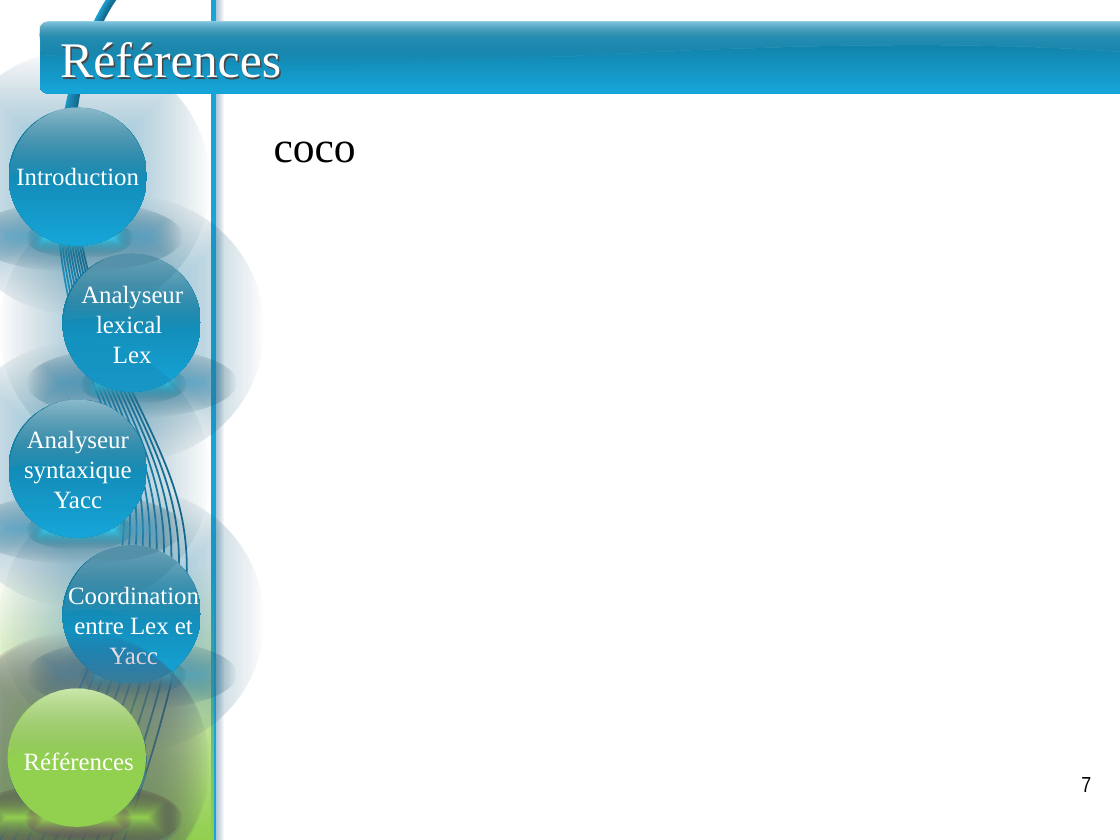
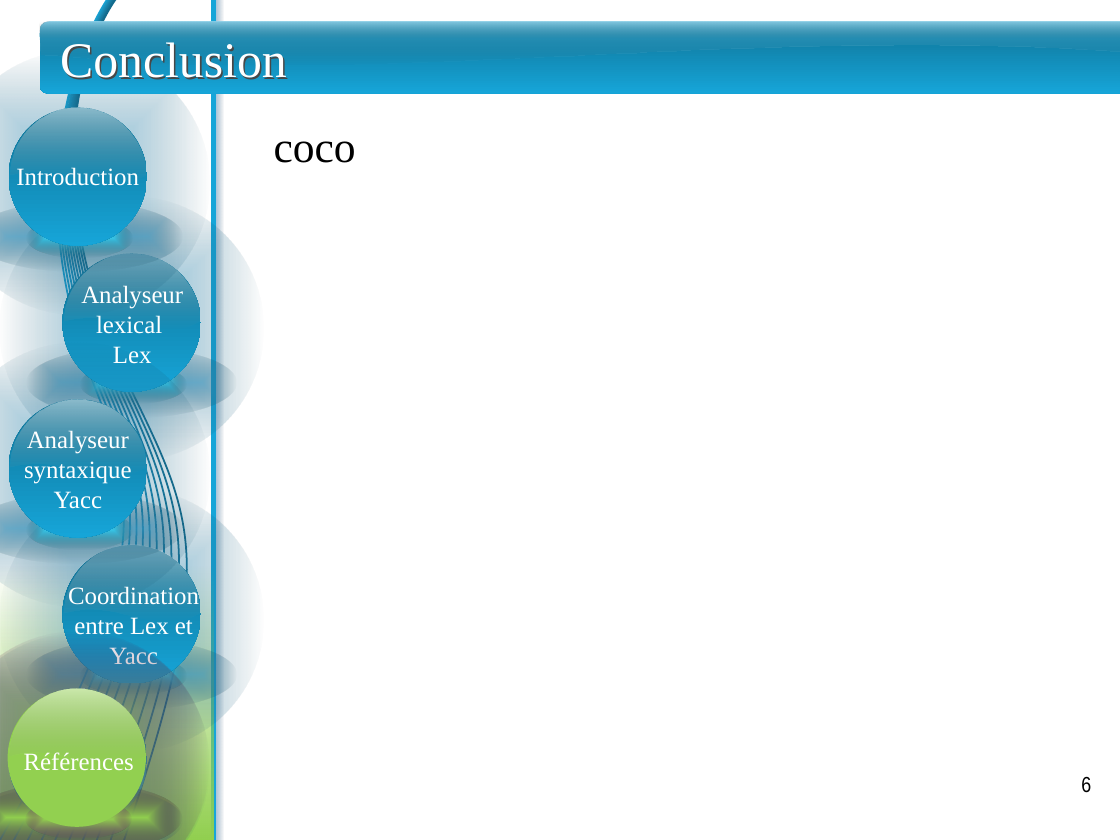
Before and after one commit to sarrabenbrahim/team-war, a slide deck: slide 6 of PFE/Presentation/presentation - Abdelali.pptx (slide 7 before the commit). Drawn at 1120x840 pixels with LibreOffice and Linux fonts; fonts in the diff are those of the drawing. Boxes give left, top, right and bottom in pixels: in the first picture for what was removed or moved away, otherwise in the second. Text is boxed around its words. In the diff, an @@ line names an element or a change of style, - is before the commit and + after.

```diff
--- a/PFE/Presentation/presentation - Abdelali.pptx
+++ b/PFE/Presentation/presentation - Abdelali.pptx
@@ title at [60,42,287,80]: text changed @@
-Références
+Conclusion
@@ page number at [1081,776,1091,793]: text changed @@
-7
+6
```
Also in this commit, not shown: 4 other slides changed, 1 slide added, 2 slides removed.
